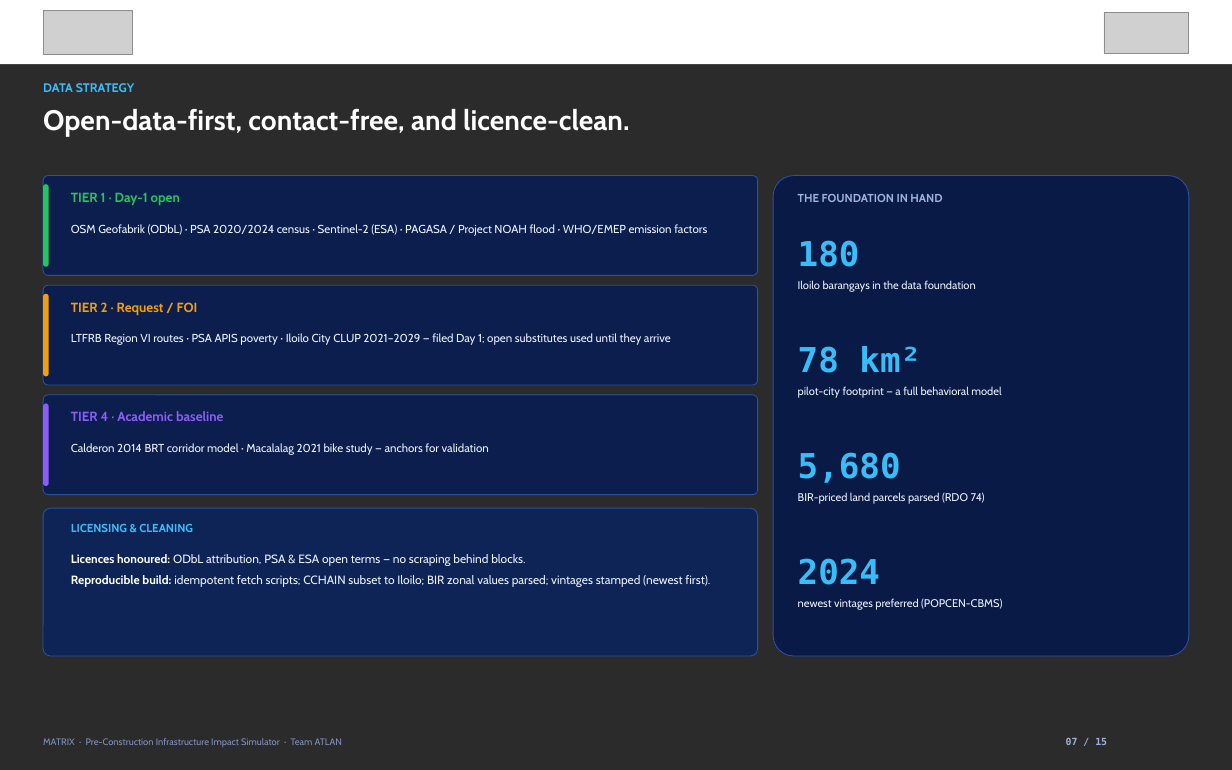
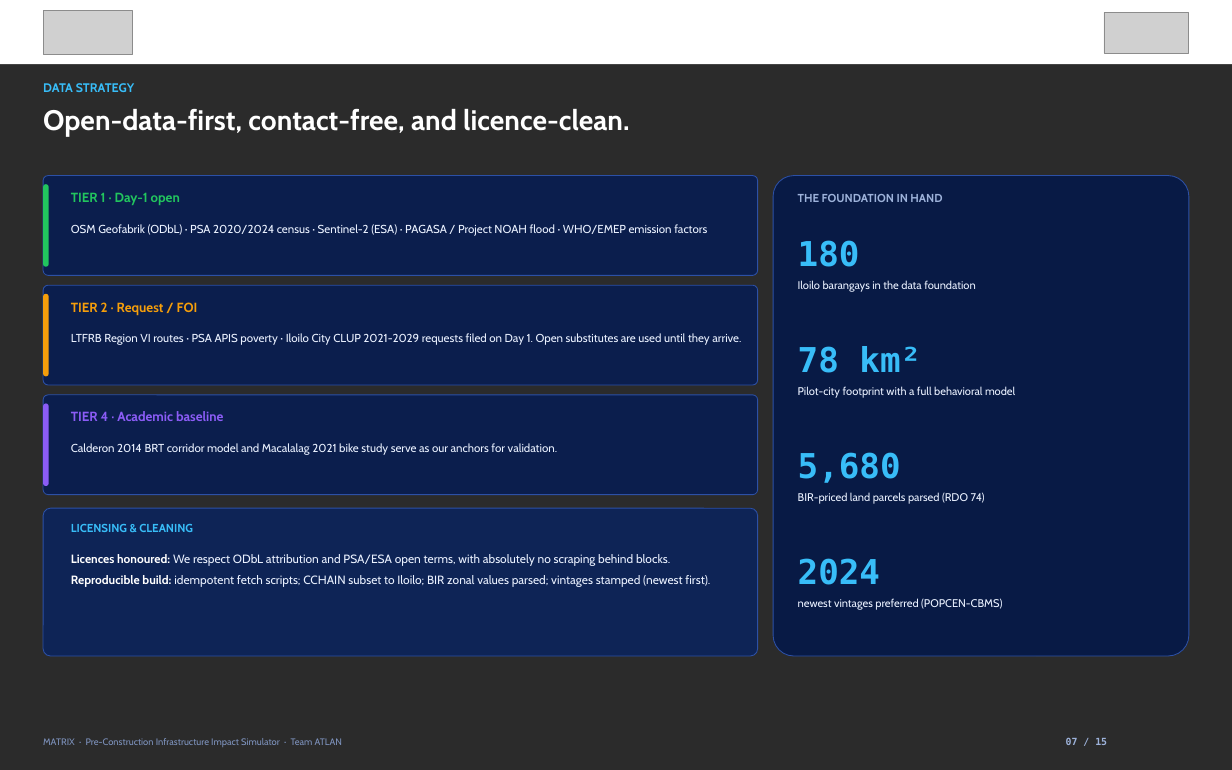
Before and after one commit to delatorrecj/matrix, a slide deck: slide 7 of presentation/deck/Smart Cities_PUP_ATLAN_PitchDeck.pptx. Drawn at 1232x770 pixels with LibreOffice and Linux fonts; fonts in the diff are those of the drawing; grey boxes stand for pictures; background and template pictures are left out; a plain dark background stands for a picture behind light text. Boxes give left, top, right and bottom in pixels: in the first picture for what was removed or moved away, otherwise in the second. Text is boxed around its words. In the diff, an @@ line names an element or a change of style, - is before the commit and + after.

```diff
--- a/presentation/deck/Smart Cities_PUP_ATLAN_PitchDeck.pptx
+++ b/presentation/deck/Smart Cities_PUP_ATLAN_PitchDeck.pptx
@@ text at (71,333,741,345): text changed @@
-LTFRB Region VI routes · PSA APIS poverty · Iloilo City CLUP 2021–2029 — filed Day 1; open substitutes used until they arrive
+LTFRB Region VI routes · PSA APIS poverty · Iloilo City CLUP 2021-2029 requests filed on Day 1. Open substitutes are used until they arrive.
@@ text at (798,386,1015,398): text changed @@
-pilot-city footprint — a full behavioral model
+Pilot-city footprint with a full behavioral model
@@ text at (71,443,557,455): text changed @@
-Calderon 2014 BRT corridor model · Macalalag 2021 bike study — anchors for validation
+Calderon 2014 BRT corridor model and Macalalag 2021 bike study serve as our anchors for validation.
@@ text at (71,554,670,566): text changed @@
-Licences honoured: ODbL attribution, PSA & ESA open terms — no scraping behind blocks.
+Licences honoured: We respect ODbL attribution and PSA/ESA open terms, with absolutely no scraping behind blocks.
```
Also in this commit, not shown: 14 other slides changed, 8 other files.
